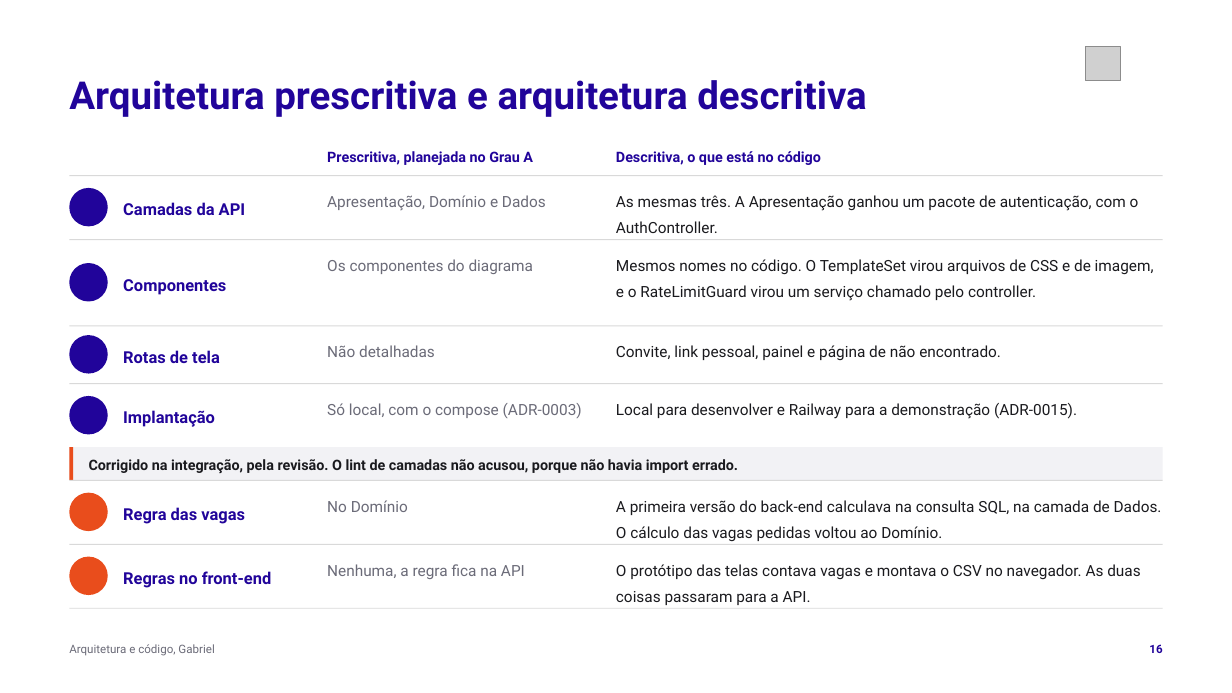
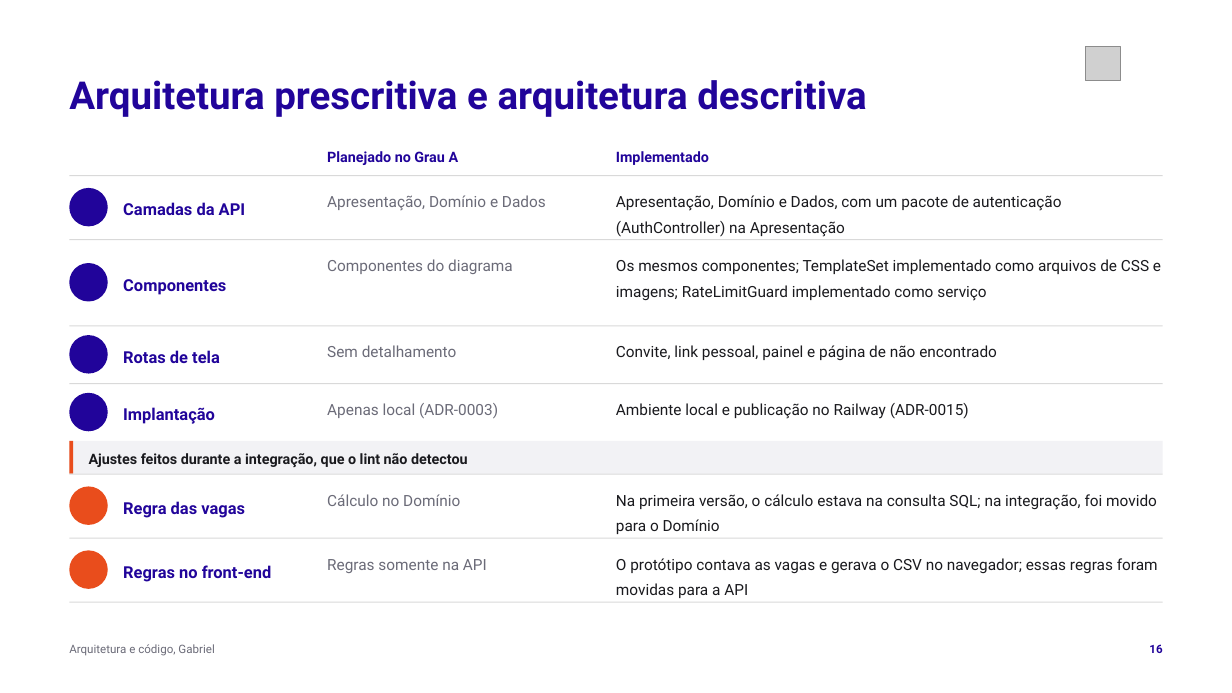
Before and after one commit to tcpassos/invite-app, a slide deck: slide 16 of trabalhos/T4-Pitch-Final.pptx. Drawn at 1232x693 pixels with LibreOffice and Linux fonts; fonts in the diff are those of the drawing; grey boxes stand for pictures; background and template pictures are left out. Boxes give left, top, right and bottom in pixels: in the first picture for what was removed or moved away, otherwise in the second. Text is boxed around its words. In the diff, an @@ line names an element or a change of style, - is before the commit and + after.

```diff
--- a/trabalhos/T4-Pitch-Final.pptx
+++ b/trabalhos/T4-Pitch-Final.pptx
@@ text at bbox=[327, 151, 459, 165]: text changed @@
-Prescritiva, planejada no Grau A
+Planejado no Grau A
@@ text at bbox=[616, 151, 709, 165]: text changed @@
-Descritiva, o que está no código
+Implementado
@@ text at bbox=[616, 195, 1062, 237]: text changed @@
-As mesmas três. A Apresentação ganhou um pacote de autenticação, com o AuthController.
+Apresentação, Domínio e Dados, com um pacote de autenticação (AuthController) na Apresentação
@@ text at bbox=[327, 259, 513, 274]: text changed @@
-Os componentes do diagrama
+Componentes do diagrama
@@ text at bbox=[616, 259, 1161, 301]: text changed @@
-Mesmos nomes no código. O TemplateSet virou arquivos de CSS e de imagem, e o RateLimitGuard virou um serviço chamado pelo controller.
+Os mesmos componentes; TemplateSet implementado como arquivos de CSS e imagens; RateLimitGuard implementado como serviço
@@ text at bbox=[327, 345, 457, 357]: text changed @@
-Não detalhadas
+Sem detalhamento
@@ text at bbox=[616, 345, 997, 360]: text changed @@
-Convite, link pessoal, painel e página de não encontrado.
+Convite, link pessoal, painel e página de não encontrado
@@ text at bbox=[327, 403, 498, 418]: text changed @@
-Só local, com o compose (ADR-0003)
+Apenas local (ADR-0003)
@@ text at bbox=[616, 403, 969, 419]: text changed @@
-Local para desenvolver e Railway para a demonstração (ADR-0015).
+Ambiente local e publicação no Railway (ADR-0015)
@@ text at bbox=[89, 453, 468, 467]: text changed @@
-Corrigido na integração, pela revisão. O lint de camadas não acusou, porque não havia import errado.
+Ajustes feitos durante a integração, que o lint não detectou
@@ text at bbox=[327, 494, 460, 506]: text changed @@
-No Domínio
+Cálculo no Domínio
@@ text at bbox=[616, 494, 1157, 534]: text changed @@
-A primeira versão do back-end calculava na consulta SQL, na camada de Dados. O cálculo das vagas pedidas voltou ao Domínio.
+Na primeira versão, o cálculo estava na consulta SQL; na integração, foi movido para o Domínio
@@ text at bbox=[327, 559, 487, 573]: text changed @@
-Nenhuma, a regra fica na API
+Regras somente na API
@@ text at bbox=[616, 558, 1158, 598]: text changed @@
-O protótipo das telas contava vagas e montava o CSV no navegador. As duas coisas passaram para a API.
+O protótipo contava as vagas e gerava o CSV no navegador; essas regras foram movidas para a API
@@ 5 rectangles, 2 texts, 2 ellipses: place and size @@
-5 rectangles, 2 texts, 2 ellipses at bbox=[69, 447, 1163, 609]
+5 rectangles, 2 texts, 2 ellipses at bbox=[69, 441, 1163, 603]
```
Also in this commit, not shown: 4 other files.
